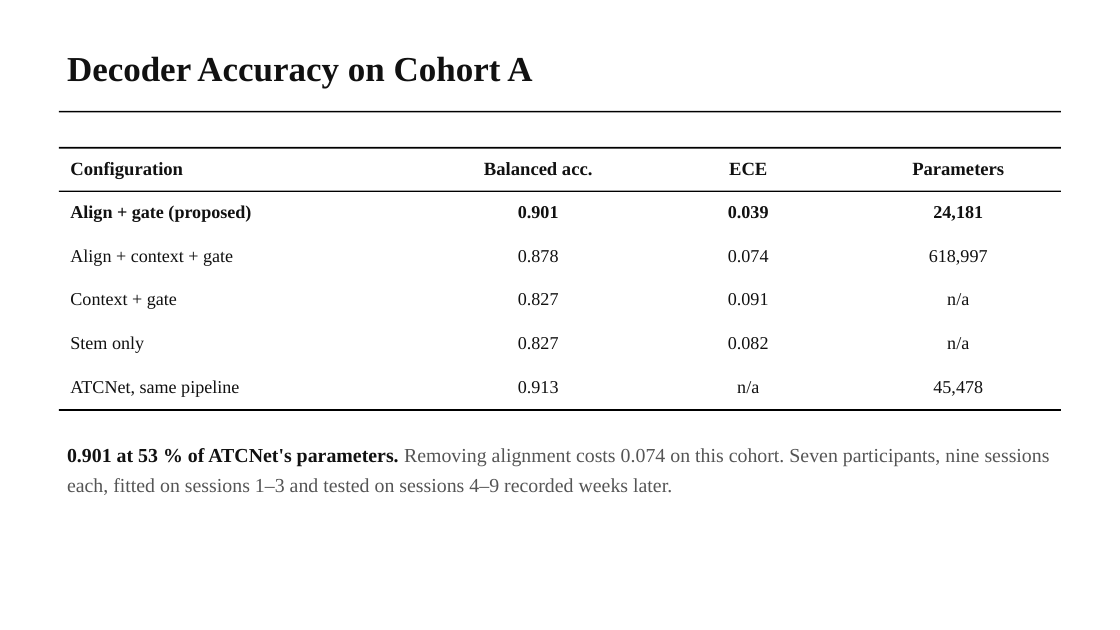
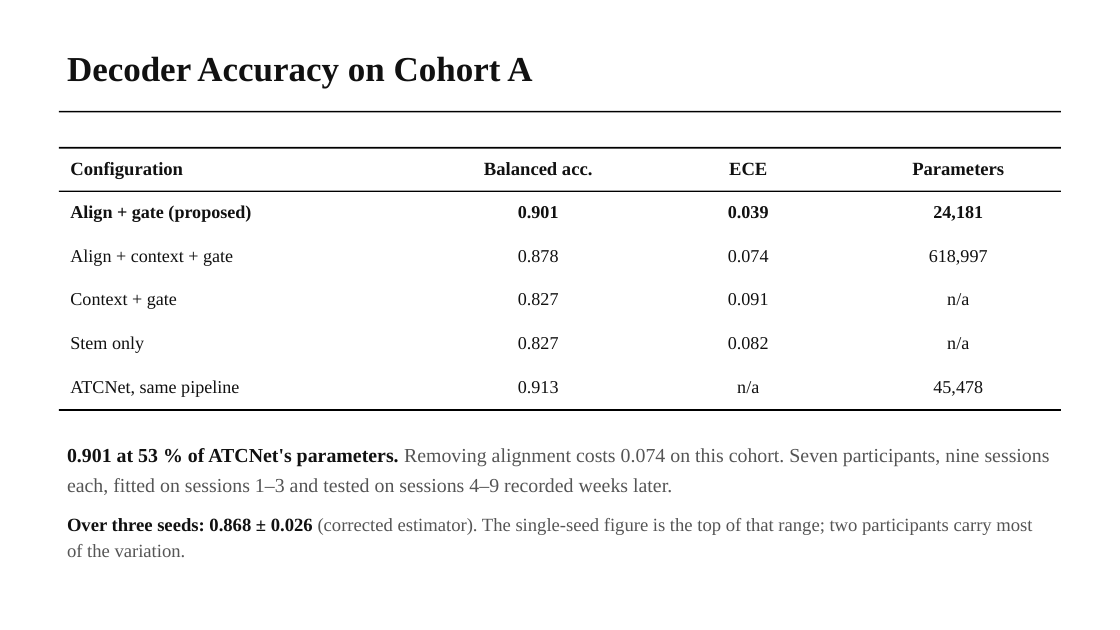
Before and after one commit to wshuv-o/calmnet, a slide deck: slide 7 of presentation/Updated_manuscript_presentation.pptx. Drawn at 1120x630 pixels with LibreOffice and Linux fonts; fonts in the diff are those of the drawing. Boxes give left, top, right and bottom in pixels: in the first picture for what was removed or moved away, otherwise in the second. Text is boxed around its words. In the diff, an @@ line names an element or a change of style, - is before the commit and + after.

```diff
--- a/presentation/Updated_manuscript_presentation.pptx
+++ b/presentation/Updated_manuscript_presentation.pptx
@@ text at [67,518,1032,557]: paragraph added @@
+Over three seeds: 0.868 ± 0.026 (corrected estimator). The single-seed figure is the top of that range; two participants carry most of the variation.
```
Also in this commit, not shown: 1 other slide changed, 1 other file.
